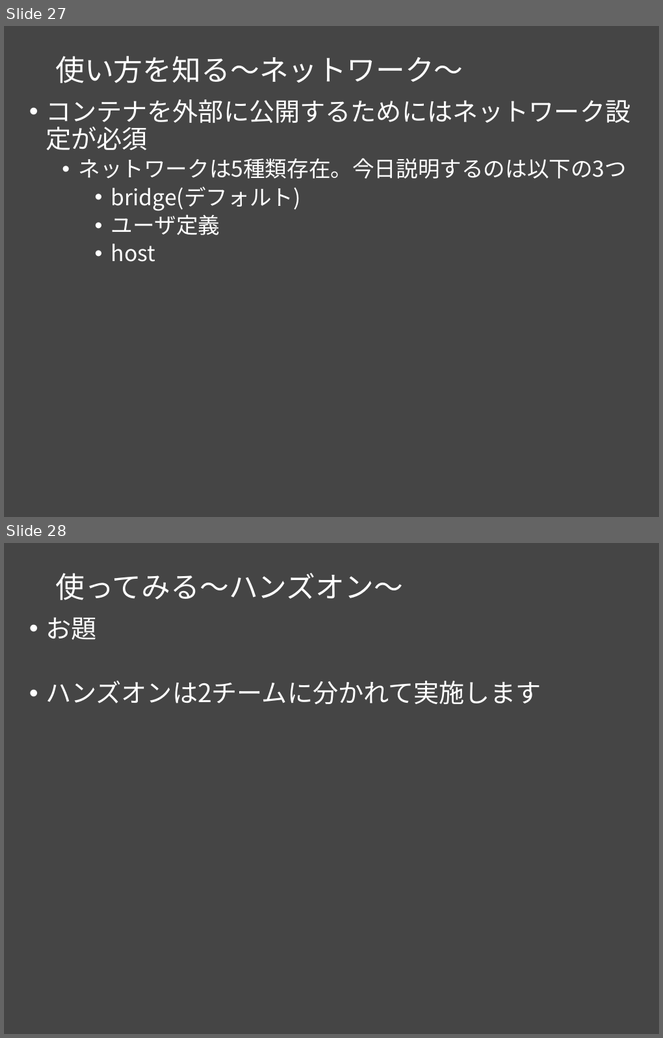
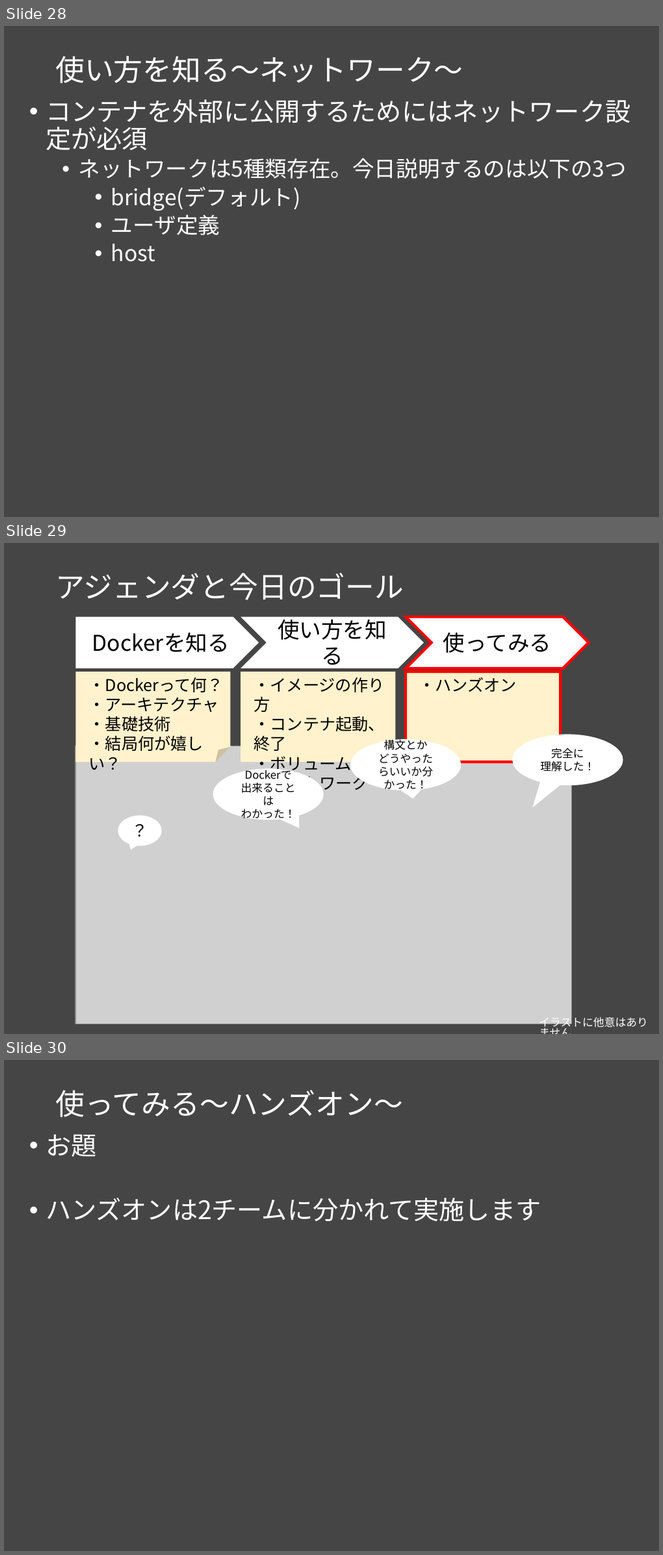
Before and after one commit to msntts/workshop_docker, a slide deck: docker勉強会Vol1.pptx. Shown one above the other, each under a label of ours: slides 27 and 28 before the commit, slides 28, 29 and 30 after it. The pictures are 663x1038 and 663x1555 pixels, drawn with LibreOffice and Linux fonts; fonts in the diff are those of the drawing; grey boxes stand for pictures. Boxes give left, top, right and bottom in pixels: in the first picture for what was removed or moved away, otherwise in the second. Text is boxed around its words. In the diff, an @@ line names an element or a change of style, - is before the commit and + after.

```diff
--- a/docker勉強会Vol1.pptx
+++ b/docker勉強会Vol1.pptx
@@ slide 29 added at [4, 543, 659, 1034], background #454545 @@
@@ title added at [55, 573, 404, 600], 32 pt, text #FFFFFF @@
+アジェンダと今日のゴール
@@ pentagon arrow added at [76, 617, 259, 669], fill #FFFFFF, 24 pt, text #000000 @@
+Dockerを知る
@@ chevron added at [241, 617, 424, 669], fill #FFFFFF, 24 pt, text #000000 @@
+使い方を知る
@@ chevron added at [406, 617, 589, 669], fill #FFFFFF, outline #FF0000 3 pt, 24 pt, text #000000 @@
+使ってみる
@@ folded corner added at [76, 672, 231, 763], fill #FFF2CC, 18 pt, text #000000 @@
+  ・Dockerって何？
+  ・アーキテクチャ
+  ・基礎技術
+  ・結局何が嬉しい？
@@ folded corner added at [241, 672, 395, 763], fill #FFF2CC, 18 pt, text #000000 @@
+  ・イメージの作り方
+  ・コンテナ起動、終了
+  ・ボリューム
+  ・ネットワーク
@@ folded corner added at [406, 672, 560, 763], fill #FFF2CC, outline #FF0000 3 pt, 18 pt, text #000000 @@
+  ・ハンズオン
@@ speech bubble added at [512, 734, 623, 785], fill #FFFFFF, 12 pt, text #000000 @@
+完全に
+理解した！
@@ picture added at [76, 746, 572, 1024] @@
@@ speech bubble added at [350, 739, 462, 791], fill #FFFFFF, 12 pt, text #000000 @@
+構文とか
+どうやったらいいか分かった！
@@ speech bubble added at [213, 769, 324, 820], fill #FFFFFF, 12 pt, text #000000 @@
+Dockerで
+出来ることは
+わかった！
@@ speech bubble added at [118, 815, 162, 847], fill #FFFFFF, 18 pt, text #000000 @@
+？
@@ text added at [539, 1016, 648, 1030], 12 pt, text #FFFFFF @@
+イラストに他意はありません
@@ what was slide 27 is now slide 28 @@
@@ what was slide 28 is now slide 30 @@
```
Also in this commit, not shown: 3 slides changed, 1 other slide added.
